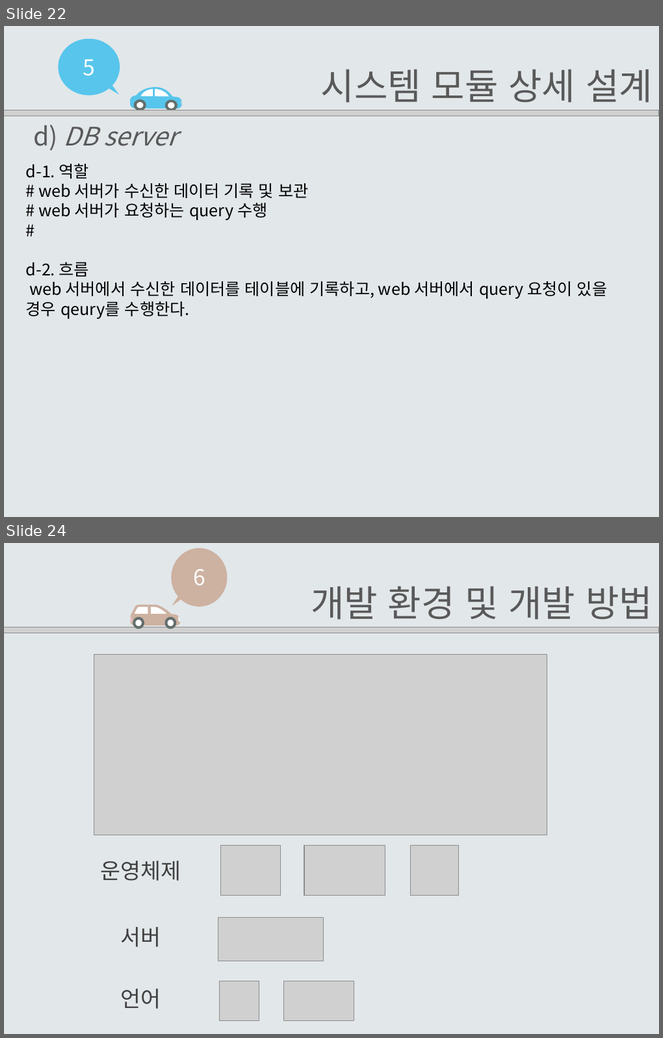
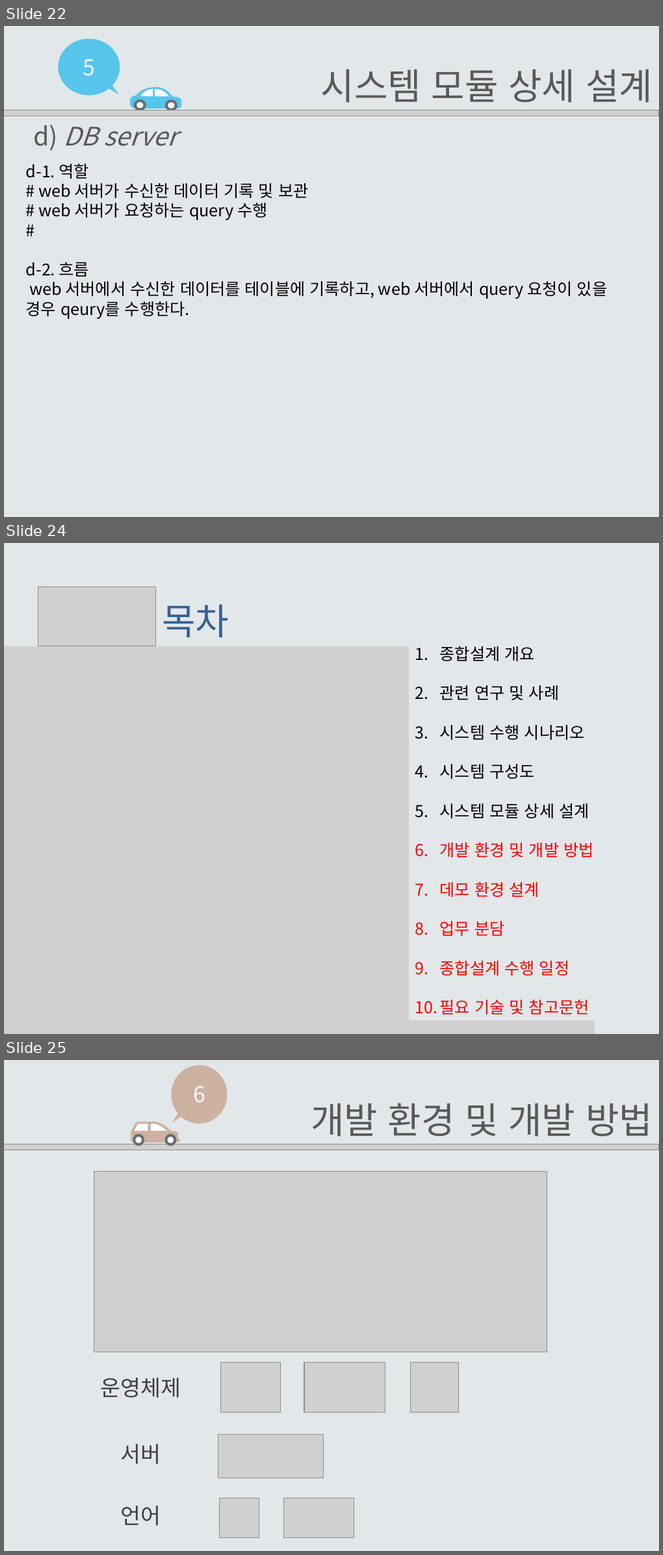
Before and after one commit to EomHeeSang/grad_proj, a slide deck: 발표자료/설계서2-14(엄희상,박주호,김태경).pptx. Shown one above the other, each under a label of ours: slides 22 and 24 before the commit, slides 22, 24 and 25 after it; the slides between them are not shown. The pictures are 663x1038 and 663x1555 pixels, drawn with LibreOffice and Linux fonts; fonts in the diff are those of the drawing; grey boxes stand for pictures. Boxes give left, top, right and bottom in pixels: in the first picture for what was removed or moved away, otherwise in the second. Text is boxed around its words. In the diff, an @@ line names an element or a change of style, - is before the commit and + after.

Commit message:
파일정리
이후 문서 파일들 웹문서를 이용하는게 나아보임

```diff
--- a/발표자료/설계서2-14(엄희상,박주호,김태경).pptx
+++ b/발표자료/설계서2-14(엄희상,박주호,김태경).pptx
@@ slide 24 added at [4,543,659,1034], background #E2E7EA @@
@@ picture added at [38,587,155,646] @@
@@ text added at [162,604,229,638], 40 pt, text #376092 @@
+목차
@@ rectangle added at [409,620,657,1021], fill #E2E7EA, 18 pt, text #000000 @@
+1. 종합설계 개요
+2. 관련 연구 및 사례
+3. 시스템 수행 시나리오
+4. 시스템 구성도
+5. 시스템 모듈 상세 설계
+6. 개발 환경 및 개발 방법
+7. 데모 환경 설계
+8. 업무 분담
+9. 종합설계 수행 일정
+10. 필요 기술 및 참고문헌
@@ picture added at [4,646,595,1034] @@
@@ what was slide 24 is now slide 25 @@
```
Also in this commit, not shown: 14 slides changed, 2 other slides added, 2 slides removed, 6 other files.
